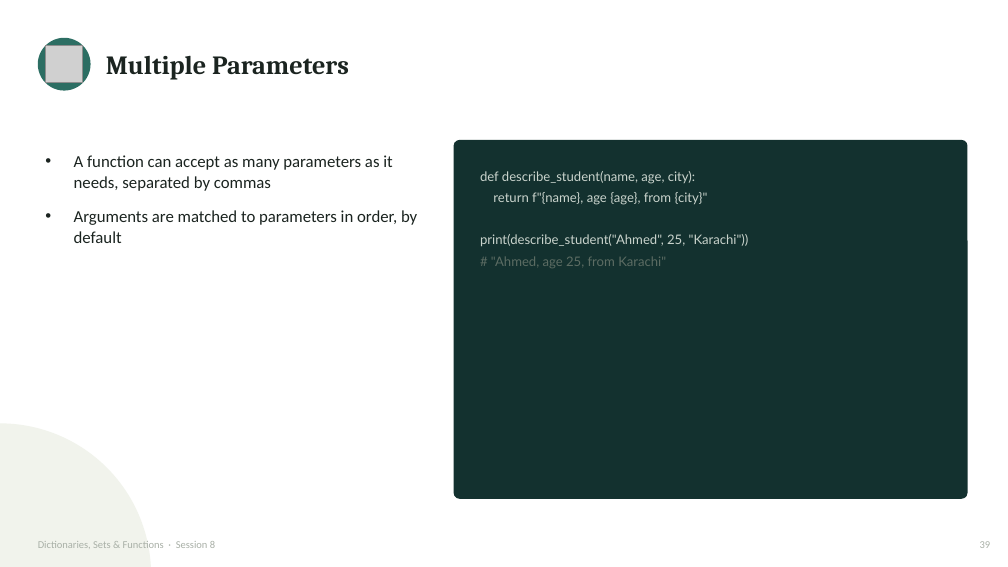
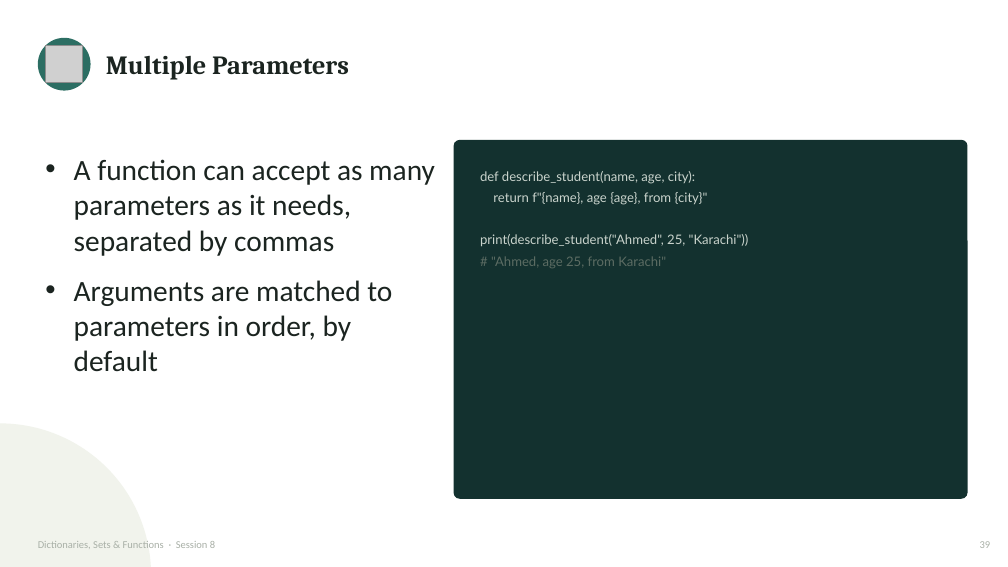
Before and after one commit to waseem-development/ai-ml-course, a slide deck: slide 40 of slides/1_python_slides/7_dicts_sets_functions.pptx. Drawn at 1008x567 pixels with LibreOffice and Linux fonts; fonts in the diff are those of the drawing; grey boxes stand for pictures. Boxes give left, top, right and bottom in pixels: in the first picture for what was removed or moved away, otherwise in the second. Text is boxed around its words. In the diff, an @@ line names an element or a change of style, - is before the commit and + after.

Commit message:
all the code etc from last lecture

```diff
--- a/slides/1_python_slides/7_dicts_sets_functions.pptx
+++ b/slides/1_python_slides/7_dicts_sets_functions.pptx
@@ text "A function can accept as ..." at box(74, 159, 435, 372): size 16 to 28 pt @@
```
Also in this commit, not shown: 3 other slides changed, 6 other files.
